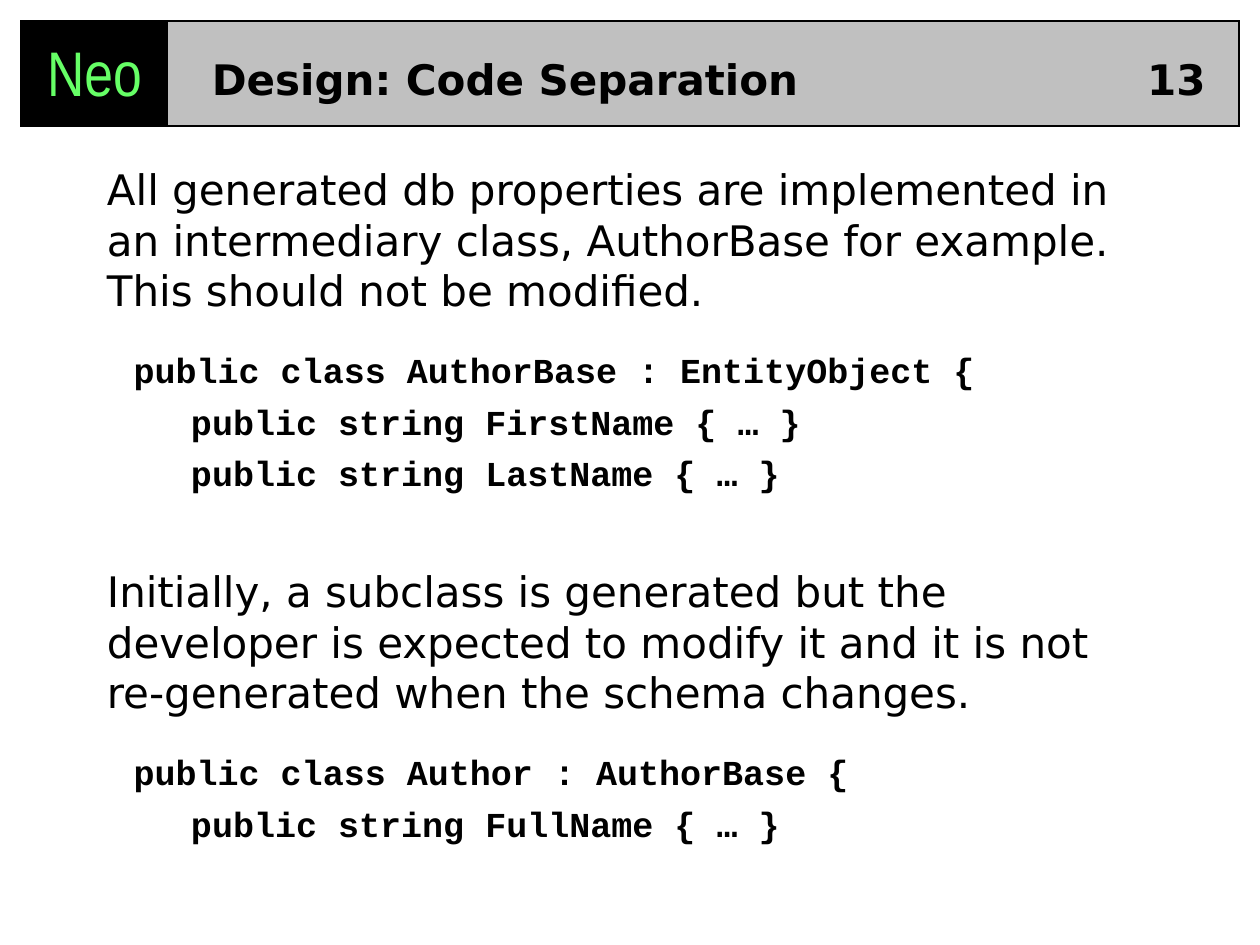
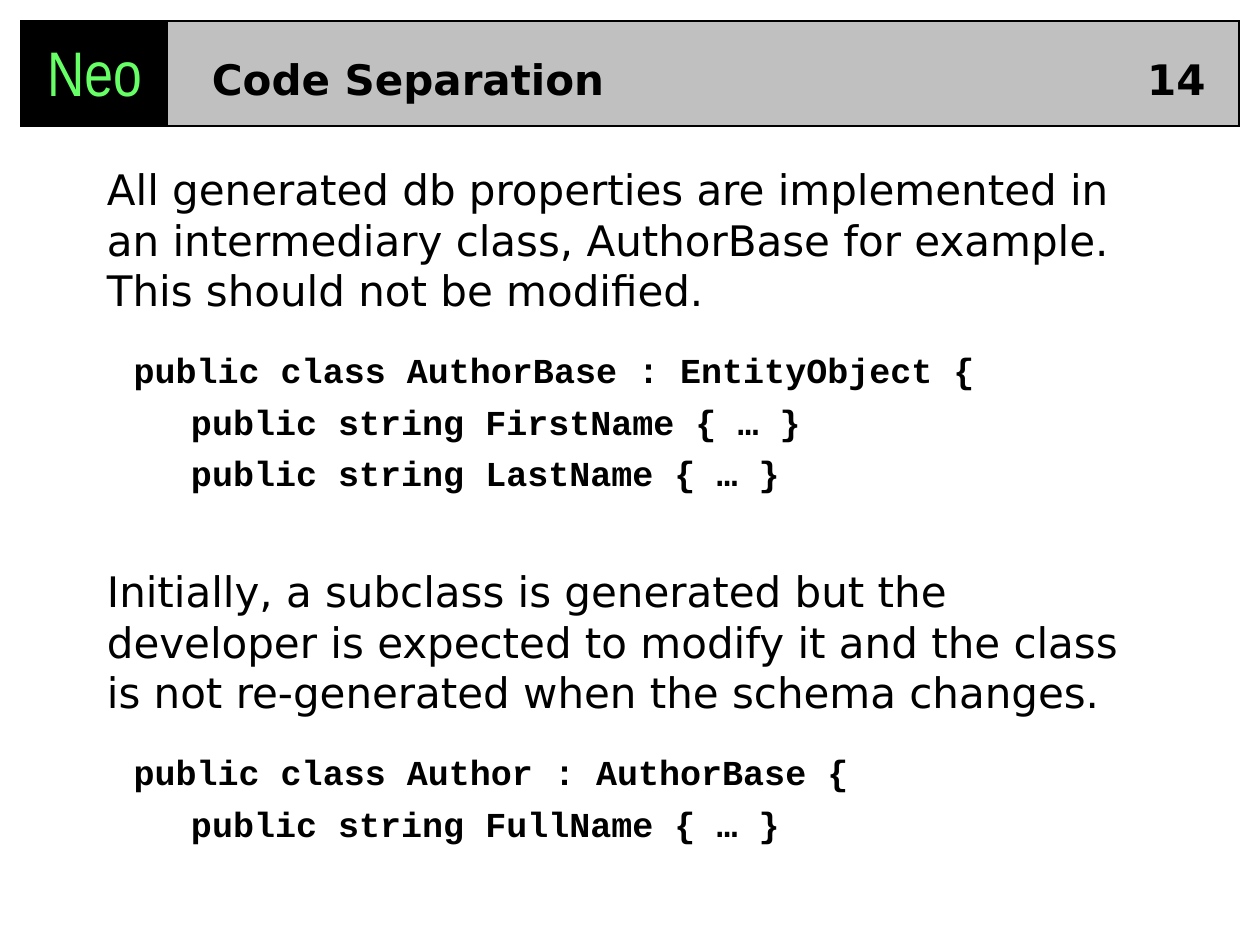
Before and after one commit to codehaus/neo, a slide deck: slide 14 of neo/docs/Neo_DesignGoals.ppt (slide 13 before the commit). Drawn at 1260x945 pixels with LibreOffice and Linux fonts; fonts in the diff are those of the drawing. Boxes give left, top, right and bottom in pixels: in the first picture for what was removed or moved away, otherwise in the second. Text is boxed around its words. In the diff, an @@ line names an element or a change of style, - is before the commit and + after.

```diff
--- a/neo/docs/Neo_DesignGoals.ppt
+++ b/neo/docs/Neo_DesignGoals.ppt
@@ title at [212, 63, 604, 104]: text changed @@
-Design: Code Separation
+Code Separation
@@ page number at [1147, 64, 1205, 95]: text changed @@
-13
+14
@@ text at [107, 575, 1118, 717]: text changed @@
-Initially, a subclass is generated but the developer is expected to modify it and it is not re-generated when the schema changes.
+Initially, a subclass is generated but the developer is expected to modify it and the class is not re-generated when the schema changes.
```
Also in this commit, not shown: 12 other slides changed, 1 slide added, 5 other files.
